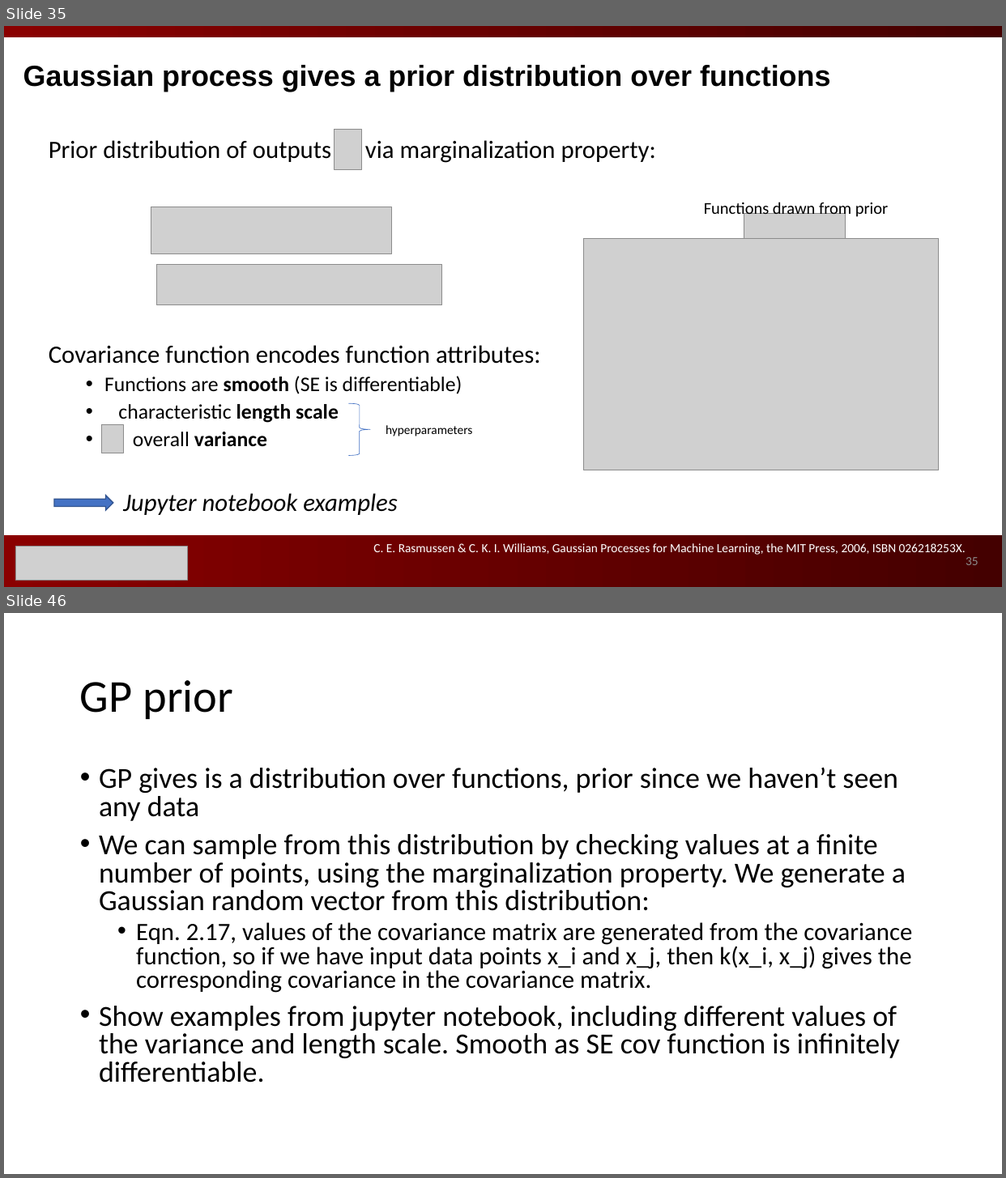
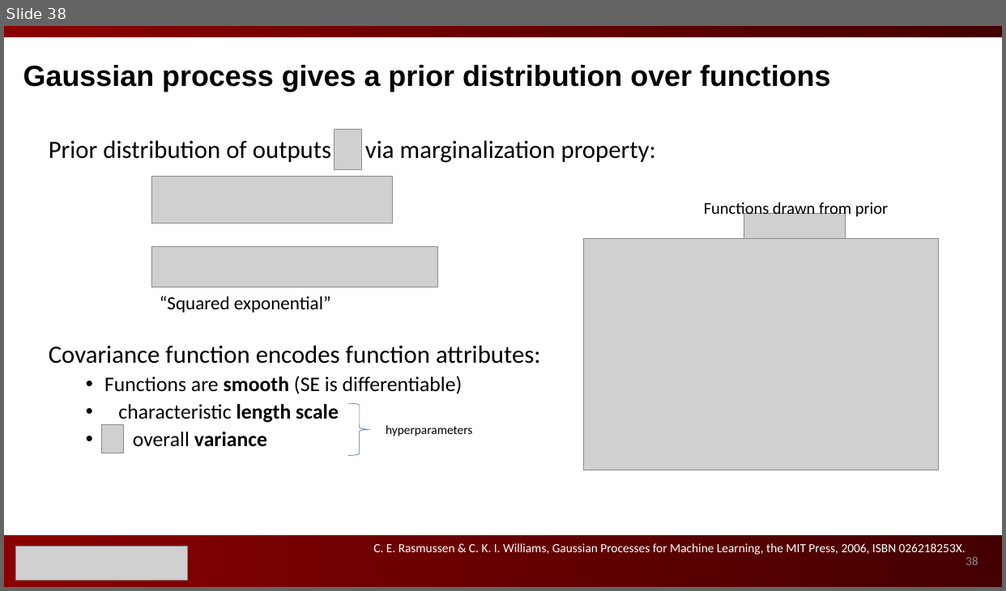
Before and after one commit to ks8/machine-learning-for-structure, a slide deck: Gaussian Processes for Machine Learning 3.pptx. Shown one above the other, each under a label of ours: slides 35 and 46 before the commit, slide 38 after it; the slides between them are not shown. The pictures are 1006x1178 and 1006x591 pixels, drawn with LibreOffice and Linux fonts; fonts in the diff are those of the drawing; grey boxes stand for pictures; background and template pictures are left out. Boxes give left, top, right and bottom in pixels: in the first picture for what was removed or moved away, otherwise in the second. Text is boxed around its words. In the diff, an @@ line names an element or a change of style, - is before the commit and + after.

```diff
--- a/Gaussian Processes for Machine Learning 3.pptx
+++ b/Gaussian Processes for Machine Learning 3.pptx
@@ slide 46 removed at [4,613,1002,1174], background #FFFFFF @@
@@ title removed at [80,680,233,719] @@
-GP prior
@@ text removed at [99,767,912,1083] @@
-• GP gives is a distribution over functions, prior since we haven’t seen any data
-• We can sample from this distribution by checking values at a finite number of points, using the marginalization property. We generate a Gaussian random vector from this distribution:
-  • Eqn. 2.17, values of the covariance matrix are generated from the covariance function, so if we have input data points x_i and x_j, then k(x_i, x_j) gives the corresponding covariance in the covariance matrix.
-• Show examples from jupyter notebook, including different values of the variance and length scale. Smooth as SE cov function is infinitely differentiable.
@@ what was slide 35 is now slide 38 @@
@@ slide 38 changed as well @@
@@ picture: place and size @@
-picture at [151,207,392,254]
+picture at [152,176,393,223]
@@ picture: place and size @@
-picture at [157,265,443,305]
+picture at [152,247,438,288]
@@ text added at [160,296,331,313], 18 pt, text #000000 @@
+“Squared exponential”
@@ right arrow removed at [54,495,113,510] @@
@@ text at [123,493,398,515]: paragraph removed @@
-Jupyter notebook examples
@@ page number at [965,557,978,565]: text changed @@
-35
+38
```
Also in this commit, not shown: 7 other slides changed, 10 slides added, 15 other slides removed, 2 other files.
